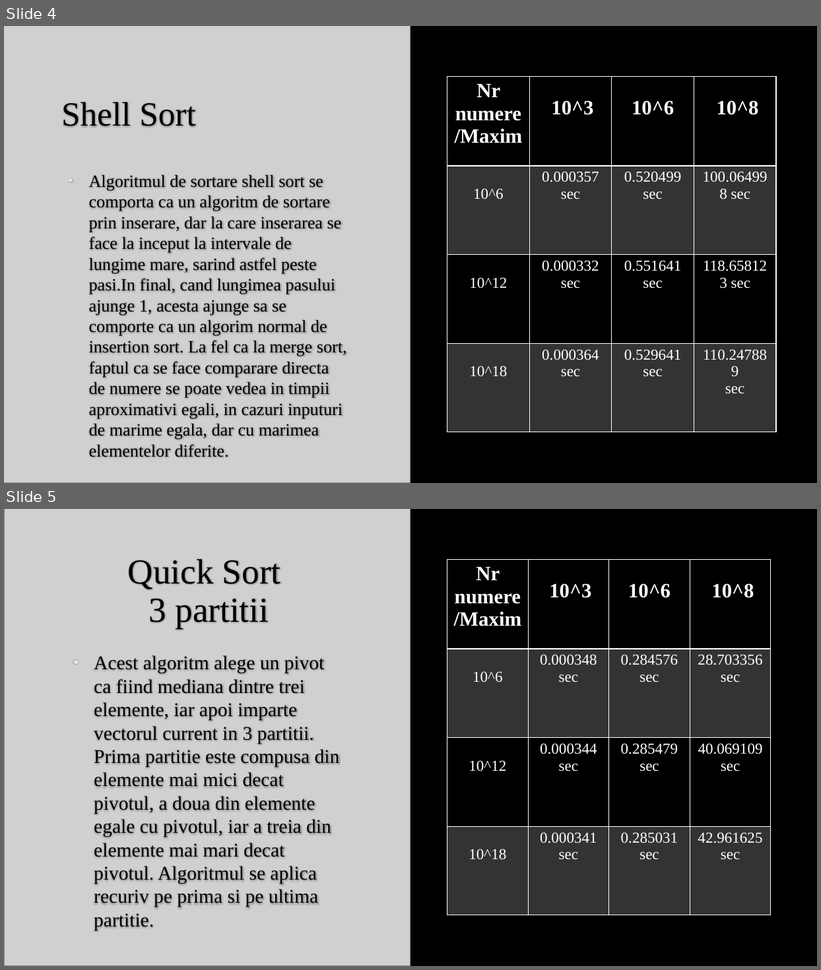
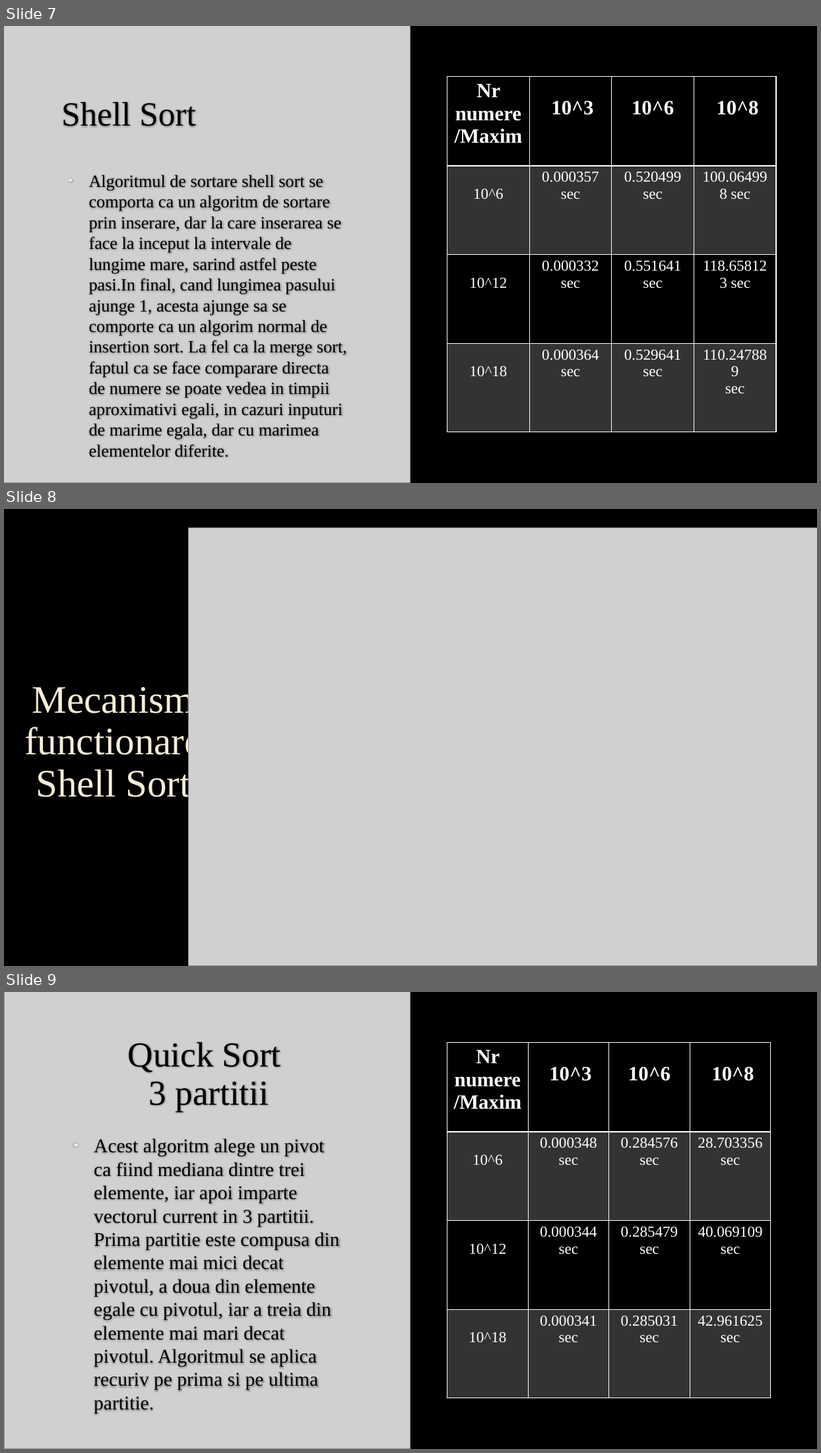
Before and after one commit to Destro25/Sortari-SD, a slide deck: Sortari.pptx. Shown one above the other, each under a label of ours: slides 4 and 5 before the commit, slides 7, 8 and 9 after it. The pictures are 821x970 and 821x1453 pixels, drawn with LibreOffice and Linux fonts; fonts in the diff are those of the drawing; grey boxes stand for pictures; background and template pictures are left out. Boxes give left, top, right and bottom in pixels: in the first picture for what was removed or moved away, otherwise in the second. Text is boxed around its words. In the diff, an @@ line names an element or a change of style, - is before the commit and + after.

```diff
--- a/Sortari.pptx
+++ b/Sortari.pptx
@@ slide 8 added at (4,509,817,966), background picture (left out) @@
@@ picture added at (188,528,817,966) @@
@@ title added at (24,682,202,804), 46 pt, text #F4EDD8 @@
+Mecanism functionare Shell Sort
@@ what was slide 4 is now slide 7 @@
@@ what was slide 5 is now slide 9 @@
```
Also in this commit, not shown: 2 slides changed, 6 other slides added.
